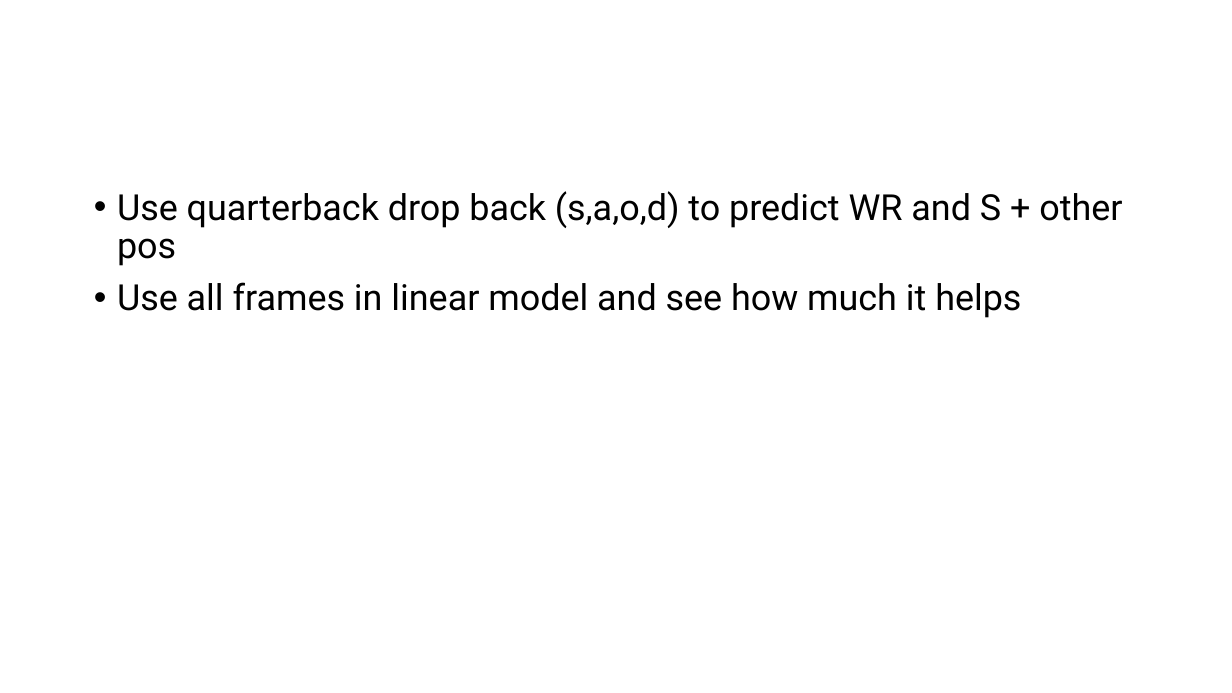
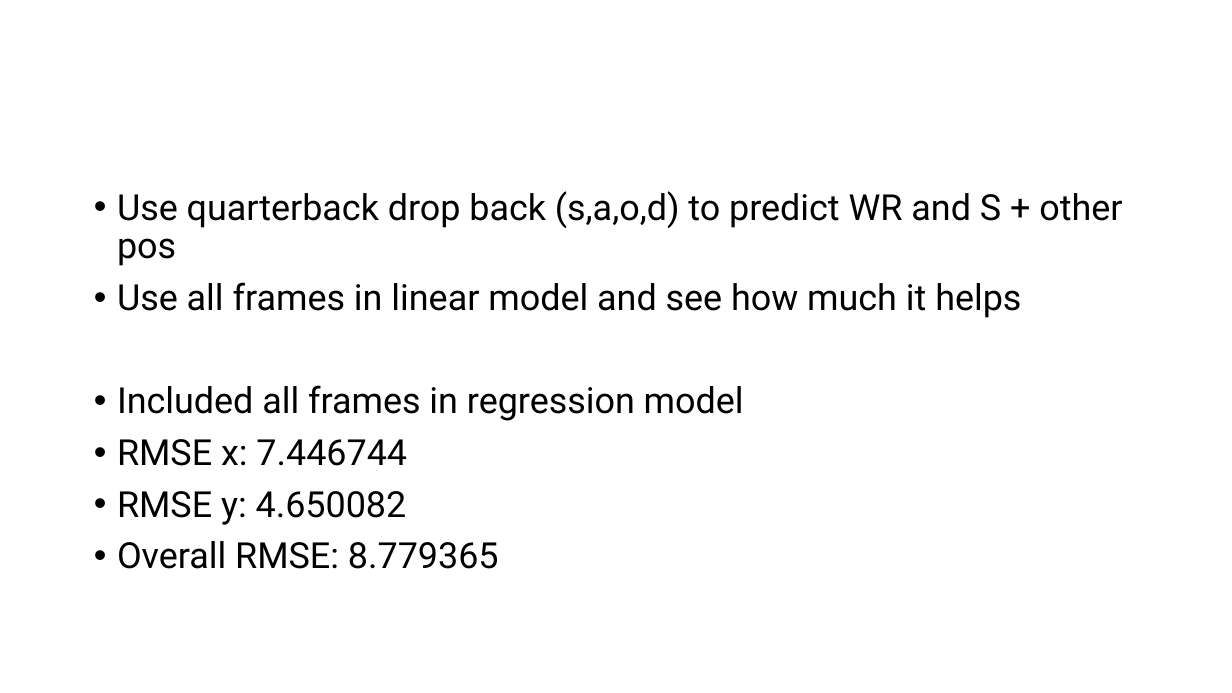
Before and after one commit to mfaulconer/NFL-Big-Data-Bowl-2026, a slide deck: slide 21 of nfl_progress.pptx. Drawn at 1232x693 pixels with LibreOffice and Linux fonts; fonts in the diff are those of the drawing. Boxes give left, top, right and bottom in pixels: in the first picture for what was removed or moved away, otherwise in the second. Text is boxed around its words. In the diff, an @@ line names an element or a change of style, - is before the commit and + after.

```diff
--- a/nfl_progress.pptx
+++ b/nfl_progress.pptx
@@ text at box(117, 385, 744, 569): paragraphs added @@
+• Included all frames in regression model
+• RMSE x: 7.446744
+• RMSE y: 4.650082
+• Overall RMSE: 8.779365
```
Also in this commit, not shown: 3 slides added, 16 other files.
